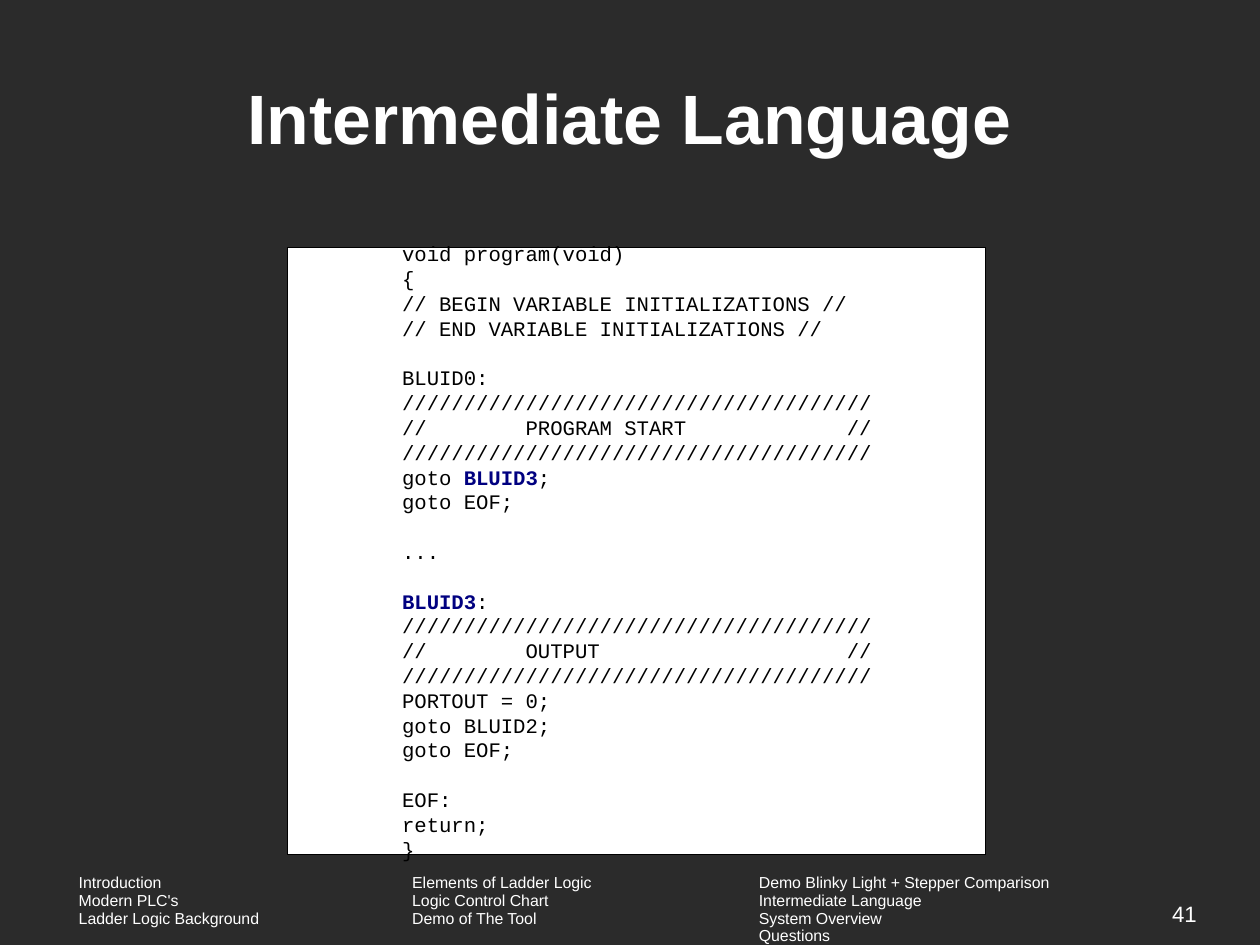
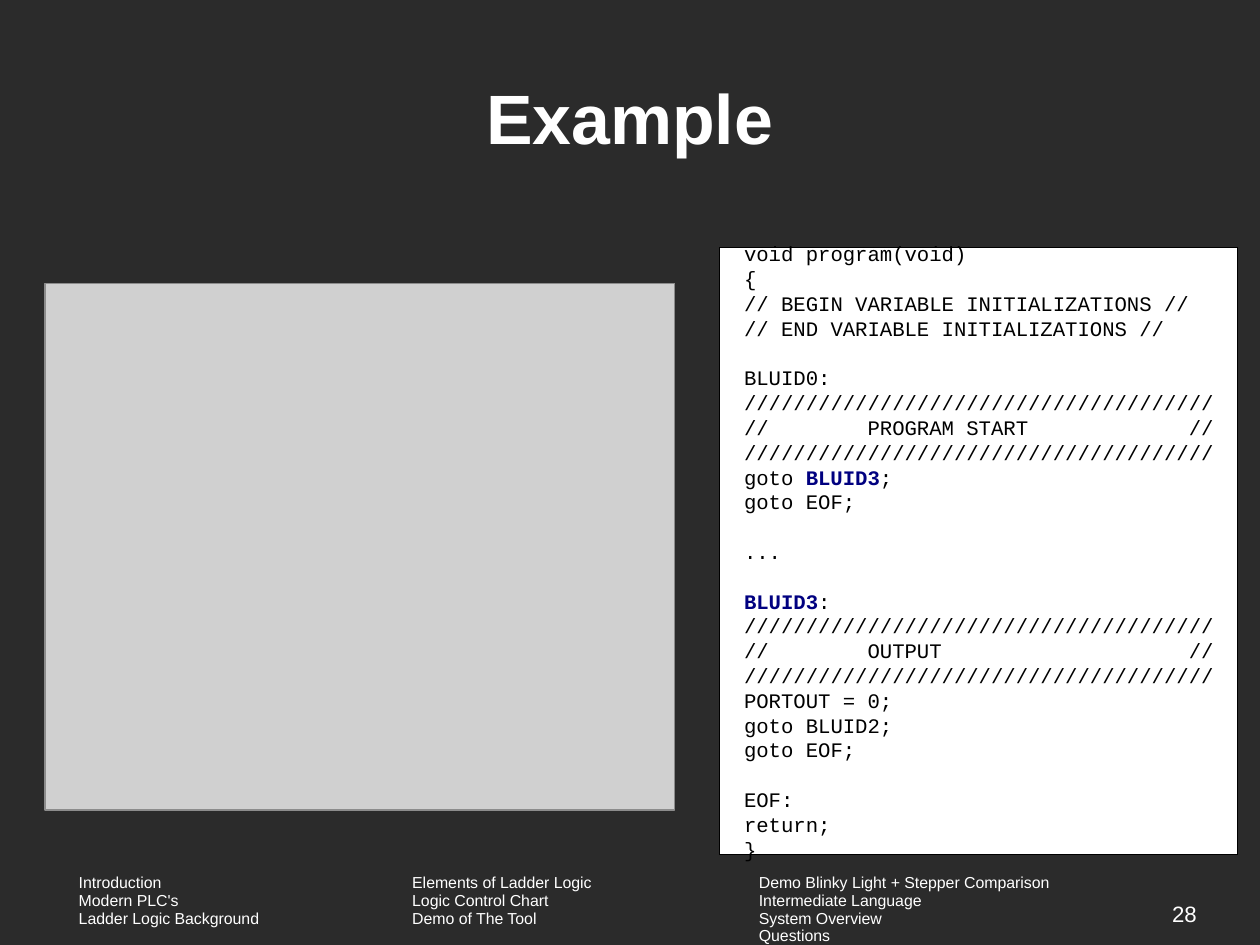
Before and after one commit to vortex-5/plcthesis, a slide deck: slide 28 of presentation/defense.odp (slide 41 before the commit). Drawn at 1260x945 pixels with LibreOffice and Linux fonts; fonts in the diff are those of the drawing; grey boxes stand for pictures; background and template pictures are left out; a plain dark background stands for a picture behind light text. Boxes give left, top, right and bottom in pixels: in the first picture for what was removed or moved away, otherwise in the second. Text is boxed around its words. In the diff, an @@ line names an element or a change of style, - is before the commit and + after.

```diff
--- a/presentation/defense.odp
+++ b/presentation/defense.odp
@@ title at [486, 93, 773, 157]: text changed @@
-Intermediate Language
+Example
@@ rectangle "void program(void)": place and size @@
-rectangle "void program(void)" at [288, 248, 986, 855]
+rectangle "void program(void)" at [720, 248, 1238, 855]
@@ picture added at [45, 284, 675, 811] @@
@@ page number at [1172, 906, 1197, 923]: text changed @@
-41
+28
```
Also in this commit, not shown: 4 other slides changed, 16 slides added, 29 slides removed, 24 other files.
